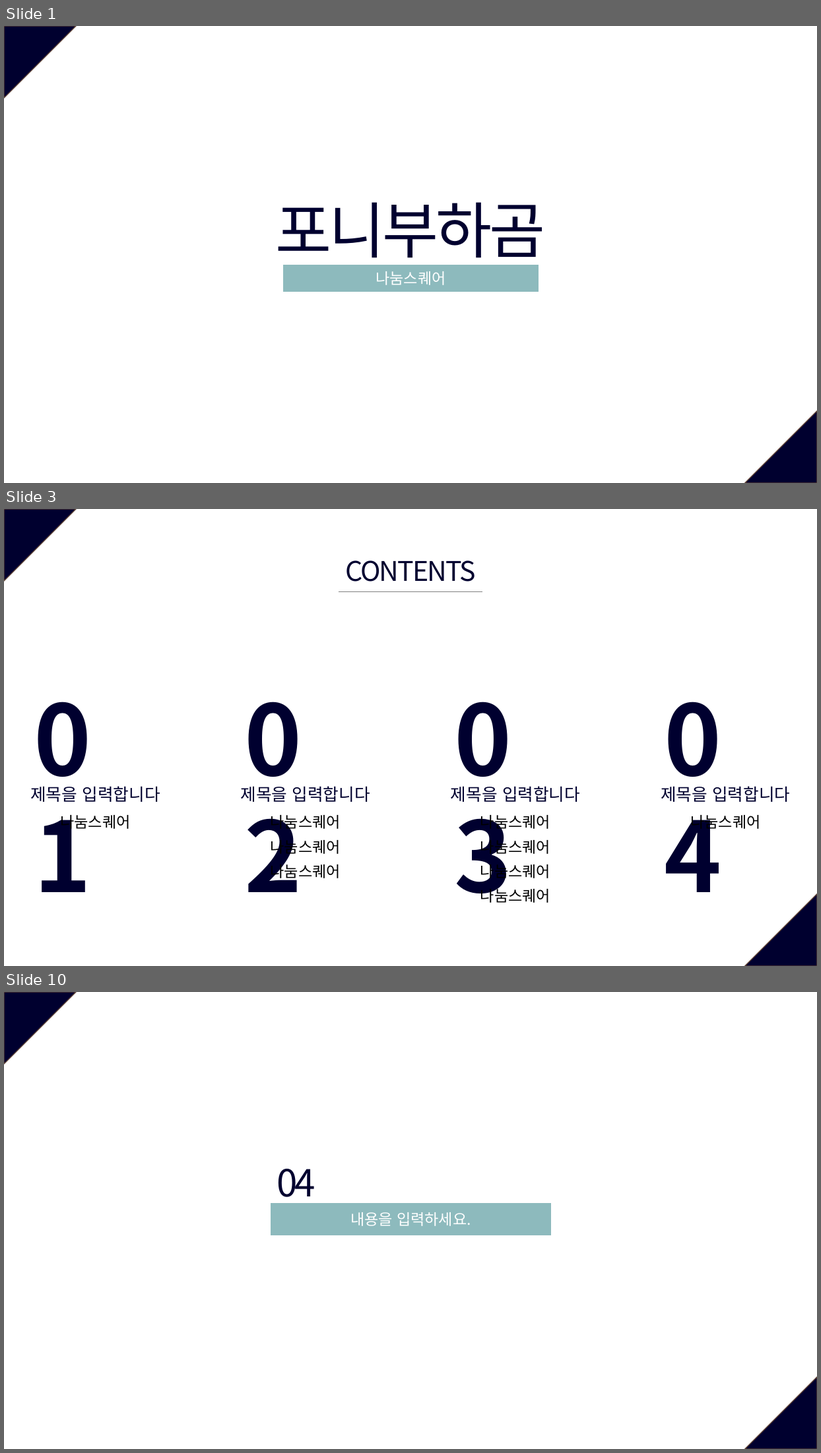
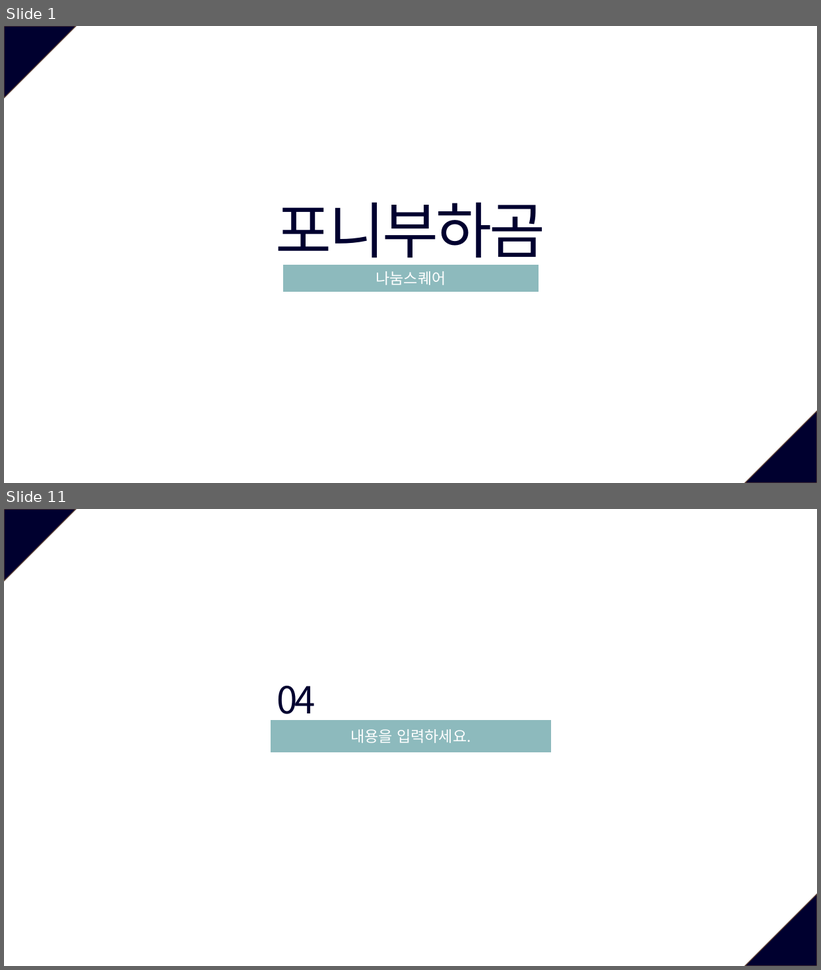
Before and after one commit to JeongJuhyeon/KNUBus, a slide deck: designdocs/Project Plan Presentation.pptx. Shown one above the other, each under a label of ours: slides 1, 3 and 10 before the commit, slides 1 and 11 after it; the slides between them are not shown. The pictures are 821x1453 and 821x970 pixels, drawn with LibreOffice and Linux fonts; fonts in the diff are those of the drawing. Boxes give left, top, right and bottom in pixels: in the first picture for what was removed or moved away, otherwise in the second. Text is boxed around its words. In the diff, an @@ line names an element or a change of style, - is before the commit and + after.

```diff
--- a/designdocs/Project Plan Presentation.pptx
+++ b/designdocs/Project Plan Presentation.pptx
@@ slide 3 removed at [4, 509, 817, 966], background #FFFFFF; not listed: 2 template elements that a slide beside it also shows @@
@@ text removed at [345, 560, 476, 582] @@
-CONTENTS
@@ line removed from (338, 592) to (483, 592) @@
@@ text removed at [28, 675, 154, 800] @@
-01
@@ text removed at [238, 675, 364, 800] @@
-02
@@ text removed at [449, 675, 575, 800] @@
-03
@@ text removed at [659, 675, 785, 800] @@
-04
@@ text removed at [30, 786, 160, 802] @@
-제목을 입력합니다
@@ text removed at [241, 786, 370, 802] @@
-제목을 입력합니다
@@ text removed at [451, 786, 580, 802] @@
-제목을 입력합니다
@@ text removed at [661, 786, 790, 802] @@
-제목을 입력합니다
@@ text removed at [60, 815, 130, 832] @@
-나눔스퀘어
@@ text removed at [271, 815, 341, 832] @@
-나눔스퀘어
@@ text removed at [481, 815, 550, 832] @@
-나눔스퀘어
@@ text removed at [690, 815, 760, 832] @@
-나눔스퀘어
@@ text removed at [271, 837, 341, 856] @@
-나눔스퀘어
@@ text removed at [481, 837, 550, 856] @@
-나눔스퀘어
@@ text removed at [271, 862, 341, 881] @@
-나눔스퀘어
@@ text removed at [481, 862, 550, 881] @@
-나눔스퀘어
@@ text removed at [481, 887, 550, 903] @@
-나눔스퀘어
@@ what was slide 10 is now slide 11 @@
```
Also in this commit, not shown: 1 slide changed, 18 slides added, 7 other slides removed.
